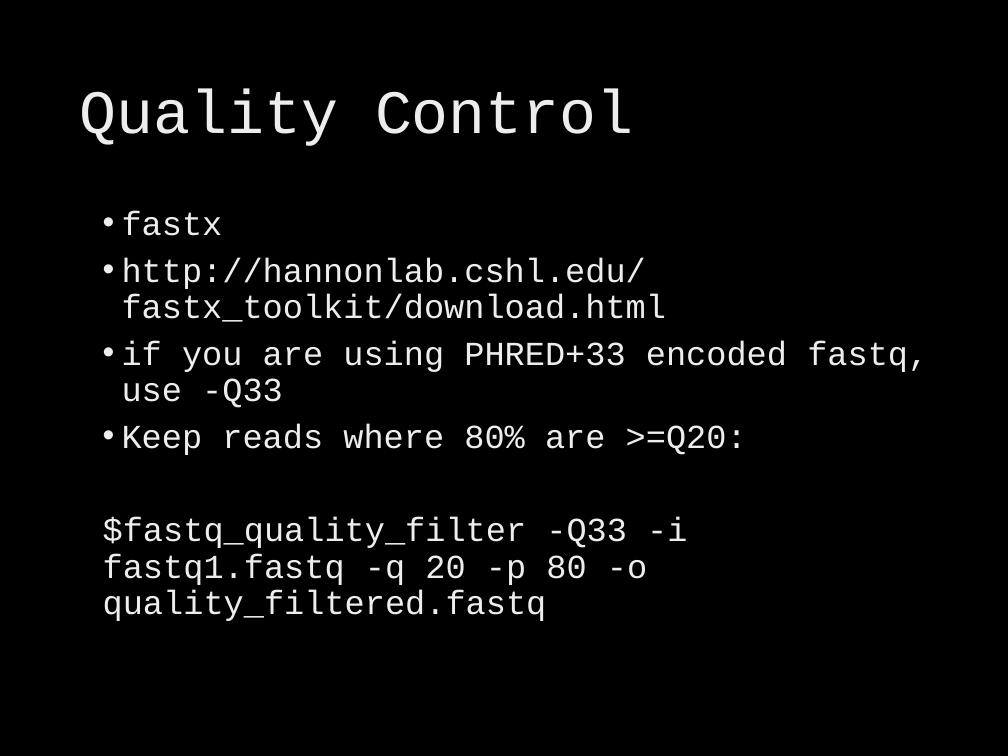
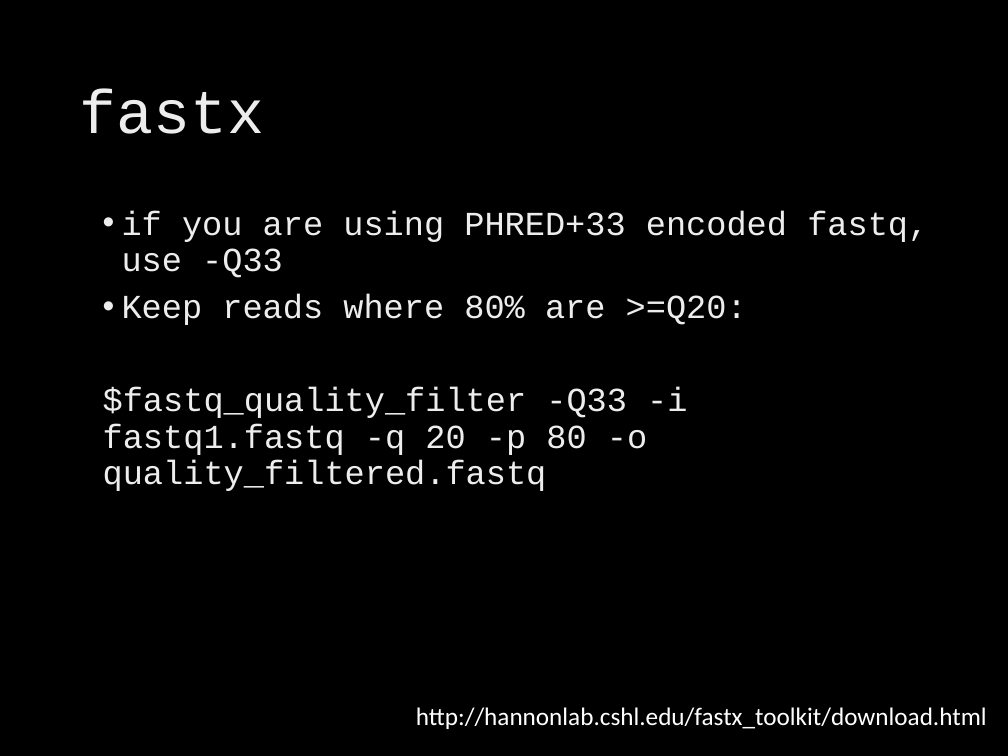
Before and after one commit to brevans/MPS_Workshop, a slide deck: slide 19 of presentations/intro pipelines.pptx (slide 17 before the commit). Drawn at 1008x756 pixels with LibreOffice and Linux fonts; fonts in the diff are those of the drawing; background and template pictures are left out. Boxes give left, top, right and bottom in pixels: in the first picture for what was removed or moved away, otherwise in the second. Text is boxed around its words. In the diff, an @@ line names an element or a change of style, - is before the commit and + after.

```diff
--- a/presentations/intro pipelines.pptx
+++ b/presentations/intro pipelines.pptx
@@ title at (79,89,264,134): text changed @@
-Quality Control
+fastx
@@ text at (122,210,667,322): paragraphs removed @@
-• fastx
-• http://hannonlab.cshl.edu/fastx_toolkit/download.html
@@ text added at (416,707,987,729), 18 pt, text #FFFFFF @@
+http://hannonlab.cshl.edu/fastx_toolkit/download.html
```
Also in this commit, not shown: 9 other slides changed, 5 slides added, 3 slides removed.
